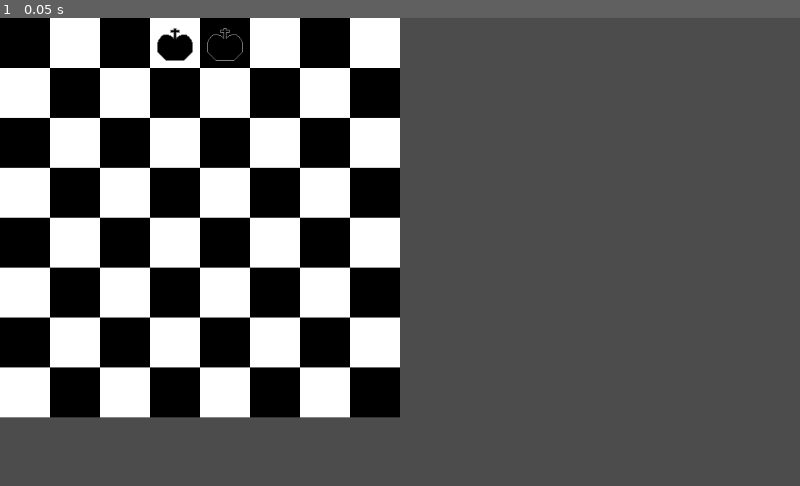
Above: before the commit, frame 1.
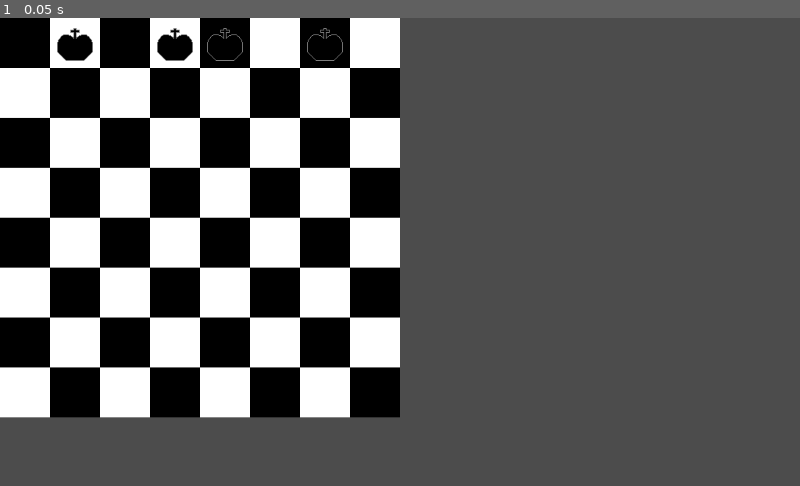
Above: after the commit, the same moment.

Repository: RCastroAB/godot_chess
Game: Godot game, scene res://TileMap.tscn
The game is run twice, just before and just after one commit, with the same random seed, the same clock (stepped at 60 frames per second) and the same inputs. The project has no main scene, so this scene is started directly.
Inputs:
- Up to frame 1 (0.05 s): no input

The runs differ from the first frame. In frame 1, 0.3% of the frame differs, in the area x 7-43%, y 2-10%.

Commit message:
implemented knights and an initial move generator

Diff:
--- a/Piece.gd
+++ b/Piece.gd
@@ -26,6 +26,21 @@
 	return directions
 
 
+func knight_moves():
+	var seed_vec = Vector2(2, 1)
+	var rotation_matrix = Transform2D(
+		Vector2(0,1), Vector2(-1,0), Vector2(0,0))
+	var directions = [seed_vec]
+	var vec = seed_vec
+	var revec
+	var rerevec
+	for i in range(4):
+		vec = rotation_matrix.basis_xform(vec)
+		revec = vec * Vector2(-1,1)
+		rerevec = vec * Vector2(1,-1)
+		directions += [vec, revec, rerevec]
+	return directions
+
 
 func create_piece(piecename):
 	var movesrepeat
@@ -36,7 +51,9 @@
 		'queen':
 			moves = king_moves()
 			repeat = true
-
+		'knight':
+			moves = knight_moves()
+			repeat = false
 
 # Called every frame. 'delta' is the elapsed time since the previous frame.
 #func _process(delta):
--- a/TileMap.gd
+++ b/TileMap.gd
@@ -30,6 +30,16 @@
 	add_child(piece)
 	print(piece.position)
 
+	piece = Piece.instance()
+	place_piece(piece, 6, 0)
+	piece.create_piece('knight')
+	add_child(piece)
+	print(piece.position)
+	piece = Piece.instance()
+	place_piece(piece, 1, 0)
+	piece.create_piece('knight')
+	add_child(piece)
+	print(piece.position)
 
 	print(get_children())
 	walking = false
